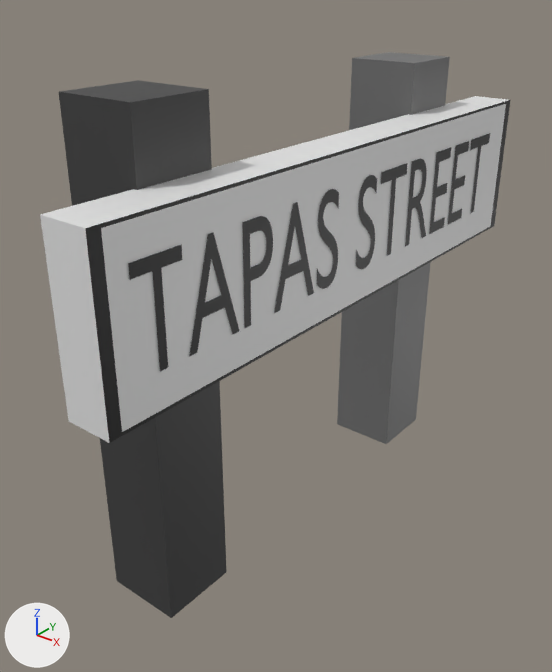
A saved change to the FBX model Assets/Models/uk_street_sign_rural_18.fbx.
Before and after are seen from a 50 mm camera at (11.14, -11.77, 13.22) aimed at (-0.41, 2.68, 4.26). Lighting does not change. The marker at lower left points along +X, +Y and +Z. Where no turn or scale is listed for an object, it has been applied to the vertices.
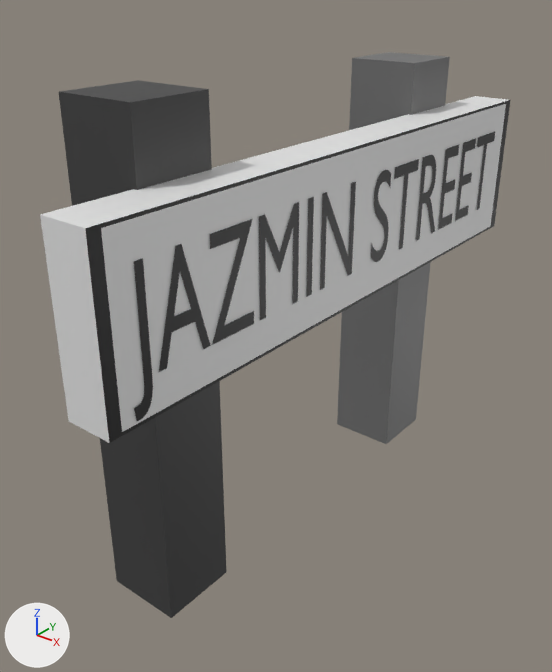
The change in detail:
me_text is used by ob_text; location (1.65, -3.9, 6.43); rotation (1.571, 0.0, 1.571), in degrees (90, 0, 90); scale (2.21, 3.35, 4.0).
me_text had 464 vertices, 450 faces and spanned x 0.02..6.44, y -0.01..0.69, z 0.0.
me_text now has 345 vertices, 325 faces and spans x -0.06..6.91, y -0.23..0.69, z 0.0.
me_text part 1: the loose piece of 8 vertices spanning x 5.87..6.44, y 0.0..0.68, z 0.0 is moved by (0.47, 0.0, 0.0).
me_text part 2: the loose piece of 12 vertices spanning x 5.43..5.82, y 0.0..0.68, z 0.0 is moved by (0.47, 0.0, 0.0).
me_text part 3: the loose piece of 12 vertices spanning x 5.43..5.82, y 0.0..0.68, z 0.0 is copied, and the copy is moved by (-0.03, 0.0, 0.0); it spans x 5.39..5.79, y 0.0..0.68, z 0.0.
me_text part 4: the loose piece of 8 vertices spanning x 3.66..4.23, y 0.0..0.68, z 0.0 is moved by (0.47, 0.0, 0.0).
me_text part 5: the loose piece of 122 vertices spanning x 3.22..3.61, y -0.01..0.69, z 0.0 is moved by (0.47, 0.0, 0.0).
me_text part 6: the loose piece of 11 vertices spanning x 1.78..2.45, y 0.0..0.69, z 0.0 is rebuilt with 15 vertices and now spans x 1.64..2.27, y 0.0..0.68, z 0.0.
me_text part 7: a new loose piece of 41 vertices spanning x -0.06..0.17, y -0.23..0.68, z 0.0, in mat_material_004 (black #000000).
me_text part 8: the loose piece of 94 vertices spanning x 4.32..4.85, y 0.0..0.68, z 0.0 is deleted.
me_text part 9: 1 vertex moved within x 1.55, y 0.68, z 0.0; 193 vertices removed from x 0.02..2.87, y -0.01..0.69, z 0.0; 29 vertices added at x 0.44..3.3, y 0.0..0.69, z 0.0.
me_text part 10: 10 vertices removed from x 4.93..5.32, y 0.0..0.68, z 0.0; 92 vertices added at x 4.79..5.31, y 0.0..0.68, z 0.0.
Object 'Text' (ob_text) is rescaled from (2.21, 3.35, 4.0) to (2.11, 3.35, 4.0).

Changed parts and their boxes (x1, y1, x2, y2) in the pictures (552 x 672 px; the box of a moved part takes in the faces that stretch with it):
'Text', reshaped, rescaled (21% taller): before (128, 133, 490, 371); after (134, 132, 495, 421)
part 1 of me_text, moved or reshaped: before (470, 133, 490, 213); after (477, 132, 495, 210)
part 2 of me_text, moved or reshaped: before (448, 141, 469, 224); after (455, 138, 476, 221)
part 3 of me_text, added (black): after (438, 145, 459, 230)
part 4 of me_text, moved or reshaped: before (381, 163, 408, 256); after (394, 159, 419, 249)
part 5 of me_text, moved or reshaped: before (356, 175, 377, 269); after (371, 170, 391, 262)
part 6 of me_text, rebuilt (6% taller): before (274, 202, 314, 313); after (259, 202, 299, 320)
part 7 of me_text, added (black): after (134, 258, 153, 421)
part 8 of me_text, deleted (black): before (405, 158, 427, 246)
part 9 of me_text, cut back: before (128, 189, 339, 371); after (159, 182, 356, 372)
part 10 of me_text, built on: before (429, 147, 451, 234); after (416, 155, 436, 241)
